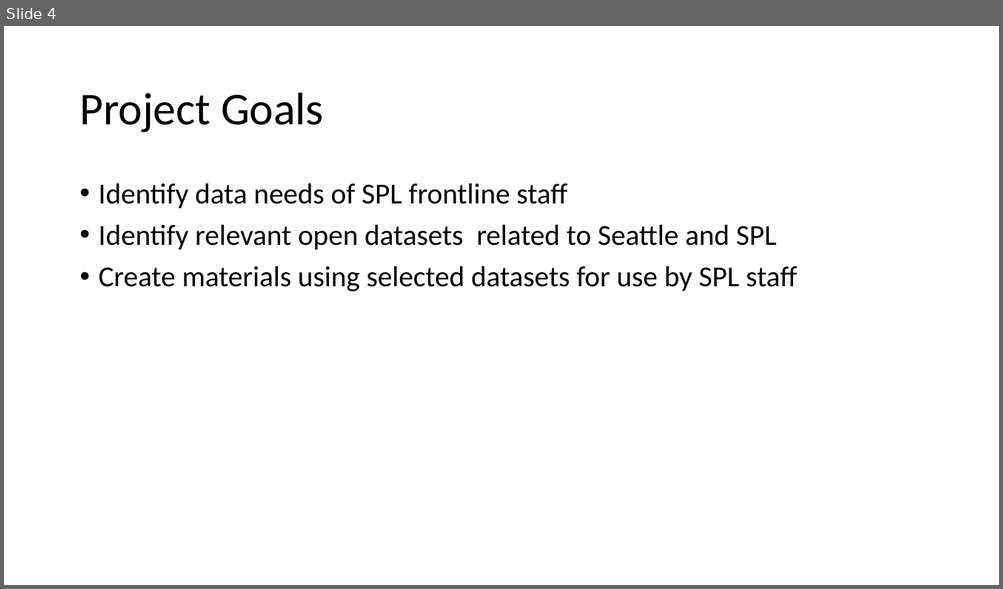
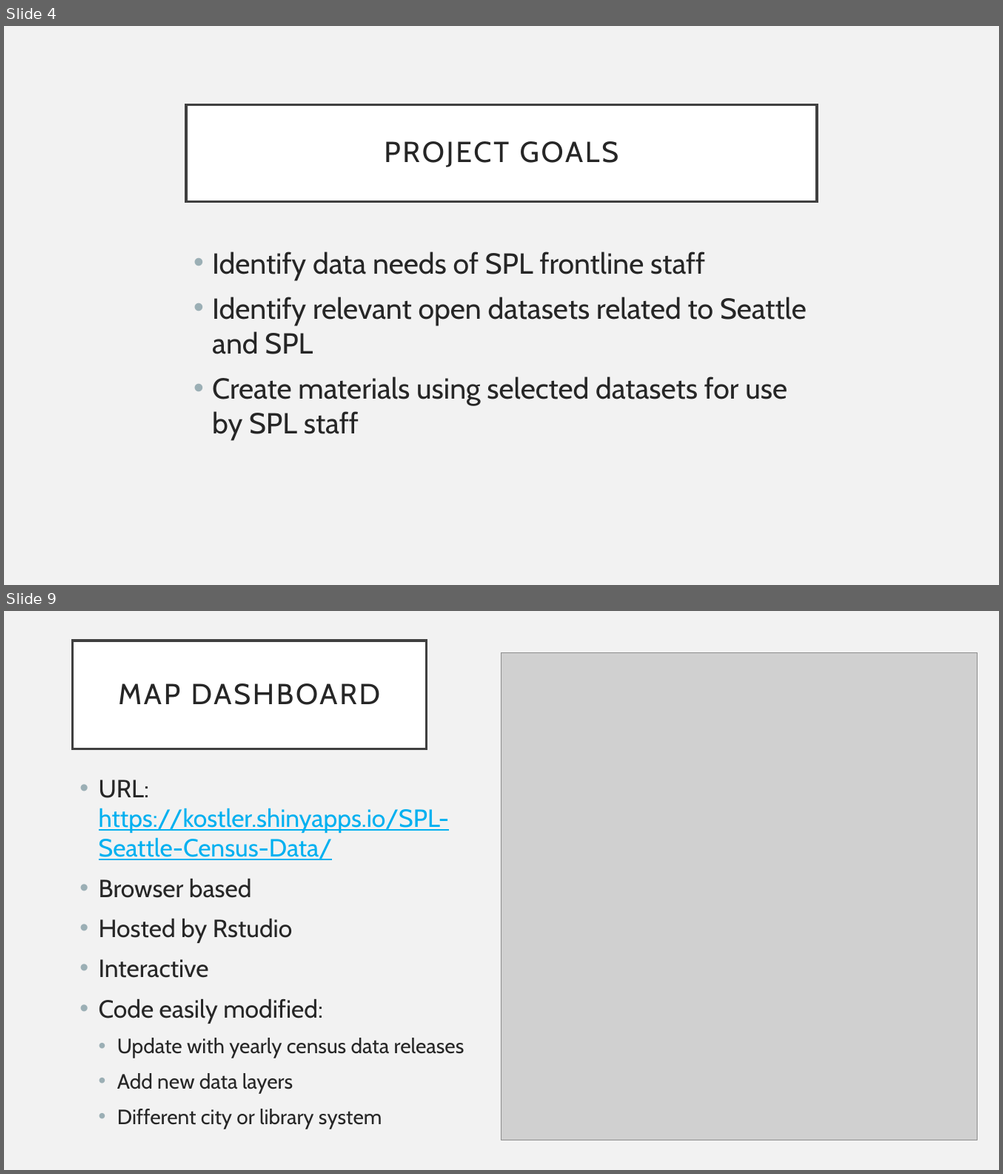
Before and after one commit to OpenDataLiteracy/SPL-KO, a slide deck: ODL_showcasepres.pptx. Shown one above the other, each under a label of ours: slide 4 before the commit, slides 4 and 9 after it; the slides between them are not shown. The pictures are 1003x589 and 1003x1174 pixels, drawn with LibreOffice and Linux fonts; fonts in the diff are those of the drawing; grey boxes stand for pictures. Boxes give left, top, right and bottom in pixels: in the first picture for what was removed or moved away, otherwise in the second. Text is boxed around its words. In the diff, an @@ line names an element or a change of style, - is before the commit and + after.

```diff
--- a/ODL_showcasepres.pptx
+++ b/ODL_showcasepres.pptx
@@ slide 9 added at [4,611,999,1170], background #F2F2F2 @@
@@ title added at [73,641,427,749], fill #FFFFFF, outline #404040 2.5 pt, 28 pt, text #262626 @@
+MAP DASHBOARD
@@ picture added at [502,652,977,1141] @@
@@ text added at [99,780,464,1129], 24 pt, text #262626 @@
+• URL: https://kostler.shinyapps.io/SPL-Seattle-Census-Data/
+• Browser based
+• Hosted by Rstudio
+• Interactive
+• Code easily modified:
+  • Update with yearly census data releases
+  • Add new data layers
+  • Different city or library system
@@ slide 4 changed as well @@
@@ background #FFFFFF to #F2F2F2 @@
@@ title "PROJECT GOALS": place and size @@
-title "PROJECT GOALS" at [79,93,324,133]
+title "PROJECT GOALS" at [186,104,817,201]
@@ title "PROJECT GOALS" at [186,104,817,201]: fill none to #FFFFFF; outline none to #404040 2.5 pt @@
@@ title at [384,141,619,167]: text changed; size 44 to 28 pt; font Calibri to Cabin; text colour #000000 to #262626 @@
-Project Goals
+PROJECT GOALS
@@ text "Identify data needs of SPL ...": place and size @@
-text "Identify data needs of SPL ..." at [99,183,797,292]
+text "Identify data needs of SPL ..." at [212,252,806,441]
@@ text "Identify data needs of SPL ..." at [212,252,806,441]: font Calibri to Cabin, text colour #000000 to #262626; line spacing 0.9 to 1 @@
```
Also in this commit, not shown: 10 other slides changed, 3 other slides added, 4 slides removed.
